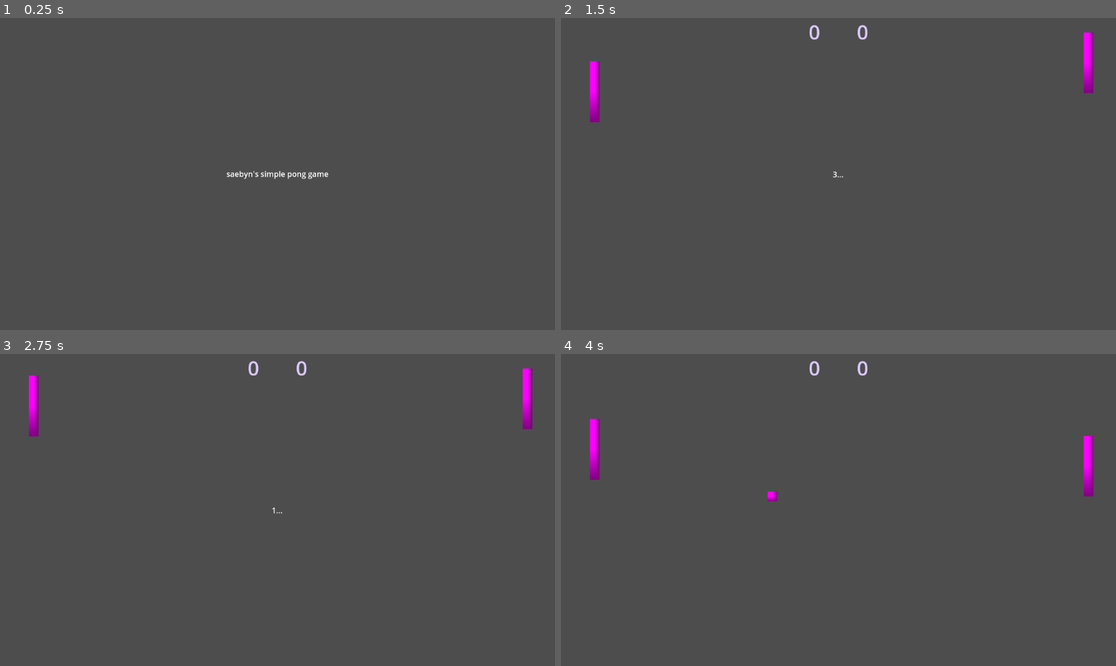
Above: before the commit, frames 1-4 (two rows, left to right).
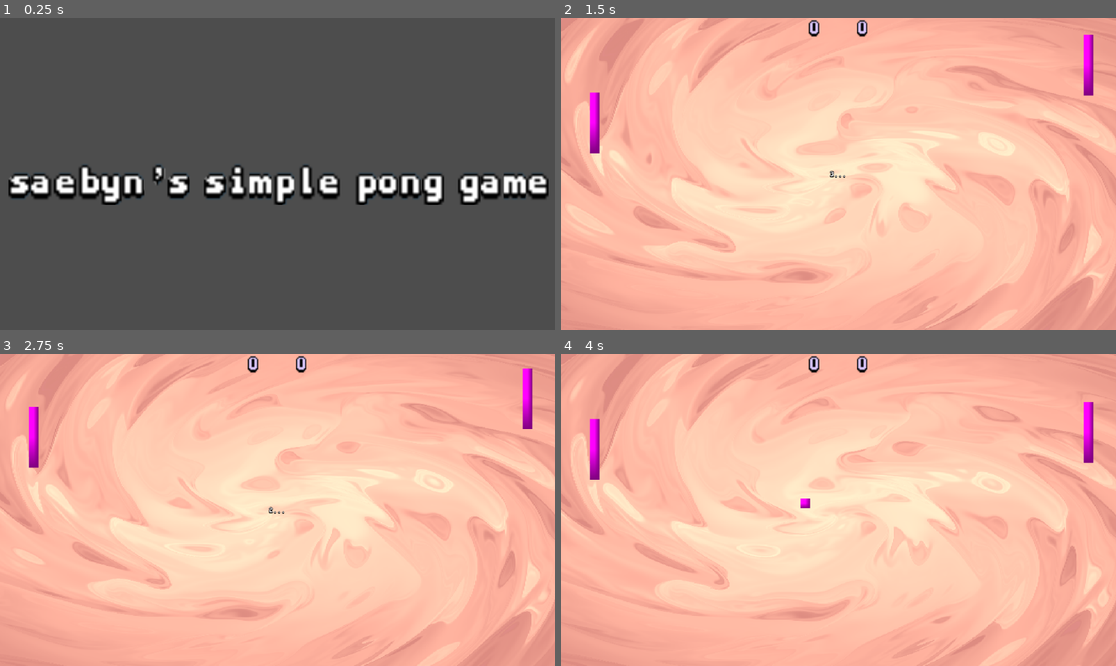
Above: after the commit, the same moments.

Repository: saebyn/godot-pong-game
Game: Godot game, scene res://scenes/splash.tscn
Same seed, same stepped clock (60 frames per second), same inputs: the game is played once before the commit and once after it.
Inputs (mouse positions are in pixels of both pictures, inside the frame that each line leads up to):
- Up to frame 1 (0.25 s): no input
- Up to frame 2 (1.5 s): tap Enter at 0.5 s; hold W (move_up) 0.53-1.28 s; click (838, 174) at 0.67 s; move the mouse to (727, 189) at 1.27 s; hold R (move_down) from 1.28 s (still down); click (727, 189) at 1.42 s
- Up to frame 3 (2.75 s): move the mouse to (333, 441) at 2.02 s; release R (move_down) at 2.03 s; hold W (move_up) from 2.03 s (still down); click (333, 441) at 2.17 s
- Up to frame 4 (4 s): move the mouse to (810, 572) at 2.77 s; click (810, 572) at 2.92 s; tap Space at 3.5 s; move the mouse to (1005, 556) at 3.52 s; release W (move_up) at 3.53 s; hold R (move_down) from 3.53 s (still down); click (1005, 556) at 3.67 s

The runs differ from the first frame. In frame 1, 6.1% of the frame differs, in the area x 1-99%, y 46-60%; in frame 2, 100%; in frame 3, 100%; in frame 4, 100%, in the area x 0-100%, y 0-100%.

Commit message:
Add shader and font

Diff:
--- /dev/null
+++ b/assets/new_system_font.tres
@@ -0,0 +1,8 @@
+[gd_resource type="SystemFont" load_steps=2 format=3 uid="uid://d3mwxo3ldvrnj"]
+
+[sub_resource type="SystemFont" id="SystemFont_6b6ot"]
+font_names = PackedStringArray("Monospace")
+
+[resource]
+fallbacks = Array[Font]([SubResource("SystemFont_6b6ot")])
+font_names = PackedStringArray("FiraCode NF Retina")
--- /dev/null
+++ b/assets/new_theme.tres
@@ -0,0 +1,7 @@
+[gd_resource type="Theme" load_steps=2 format=3 uid="uid://5wwgiimot5nw"]
+
+[ext_resource type="FontFile" uid="uid://bcvxkg5p5yev3" path="res://assets/good_neighbors.png" id="1_6pma3"]
+
+[resource]
+default_font = ExtResource("1_6pma3")
+Label/fonts/font = ExtResource("1_6pma3")
--- /dev/null
+++ b/main_menu.gd
@@ -0,0 +1,8 @@
+extends Control
+
+
+func _on_exit_button_pressed() -> void:
+  get_tree().quit()
+
+func _on_start_button_pressed() -> void:
+  get_tree().change_scene_to_file("res://scenes/main.tscn")
--- /dev/null
+++ b/materials/new_shader_material.tres
@@ -0,0 +1,17 @@
+[gd_resource type="ShaderMaterial" load_steps=2 format=3 uid="uid://fymyq4epl6wb"]
+
+[ext_resource type="Shader" uid="uid://bqae7hh62u73j" path="res://shaders/balatro.gdshader" id="1_ehi37"]
+
+[resource]
+shader = ExtResource("1_ehi37")
+shader_parameter/spin_rotation_speed = 35.66
+shader_parameter/move_speed = 2.38
+shader_parameter/offset = Vector2(0, 0)
+shader_parameter/colour_1 = Color(0.715551, 0.370558, 0.615792, 1)
+shader_parameter/colour_2 = Color(0.516237, 0.379234, 0.172279, 1)
+shader_parameter/colour_3 = Color(0.086, 0.137, 0.145, 1)
+shader_parameter/contrast = -2.96
+shader_parameter/lighting = 0.4
+shader_parameter/spin_amount = 0.25
+shader_parameter/pixel_filter = 740.0
+shader_parameter/is_rotating = false
--- a/project.godot
+++ b/project.godot
@@ -18,6 +18,10 @@
 [global_group]
 
 ball=""
+
+[gui]
+
+theme/custom="uid://5wwgiimot5nw"
 
 [input]
 
--- a/scenes/main.tscn
+++ b/scenes/main.tscn
@@ -1,6 +1,7 @@
-[gd_scene load_steps=14 format=3 uid="uid://dhqnm1mlu87hb"]
+[gd_scene load_steps=15 format=3 uid="uid://dhqnm1mlu87hb"]
 
 [ext_resource type="Script" uid="uid://bik7nmmbg2fwd" path="res://ball.gd" id="1_tbgi4"]
+[ext_resource type="Material" uid="uid://fymyq4epl6wb" path="res://materials/new_shader_material.tres" id="1_tefeu"]
 [ext_resource type="Script" uid="uid://4n5ocoakrl56" path="res://player.gd" id="2_tefeu"]
 [ext_resource type="Script" uid="uid://nmssax0ehall" path="res://ai.gd" id="3_o6xl0"]
 [ext_resource type="Script" uid="uid://dlpi8n5yk34gb" path="res://goalpost.gd" id="4_tipki"]
@@ -30,6 +31,38 @@
 font_color = Color(0.859212, 0.782747, 1, 1)
 
 [node name="Main" type="Node2D"]
+
+[node name="UI" type="Control" parent="."]
+layout_mode = 3
+anchors_preset = 0
+offset_right = 1152.0
+offset_bottom = 648.0
+
+[node name="ColorRect" type="ColorRect" parent="UI"]
+material = ExtResource("1_tefeu")
+layout_mode = 1
+anchors_preset = 15
+anchor_right = 1.0
+anchor_bottom = 1.0
+grow_horizontal = 2
+grow_vertical = 2
+
+[node name="RespawnCountdownLabel" type="Label" parent="UI"]
+layout_mode = 1
+anchors_preset = 8
+anchor_left = 0.5
+anchor_top = 0.5
+anchor_right = 0.5
+anchor_bottom = 0.5
+offset_left = -78.0
+offset_top = -39.5
+offset_right = 78.0
+offset_bottom = 39.5
+grow_horizontal = 2
+grow_vertical = 2
+text = "3..."
+horizontal_alignment = 1
+vertical_alignment = 1
 
 [node name="Walls" type="StaticBody2D" parent="."]
 
@@ -125,29 +158,6 @@
 horizontal_alignment = 1
 vertical_alignment = 1
 
-[node name="UI" type="Control" parent="."]
-layout_mode = 3
-anchors_preset = 0
-offset_right = 1152.0
-offset_bottom = 648.0
-
-[node name="RespawnCountdownLabel" type="Label" parent="UI"]
-layout_mode = 1
-anchors_preset = 8
-anchor_left = 0.5
-anchor_top = 0.5
-anchor_right = 0.5
-anchor_bottom = 0.5
-offset_left = -78.0
-offset_top = -39.5
-offset_right = 78.0
-offset_bottom = 39.5
-grow_horizontal = 2
-grow_vertical = 2
-text = "3..."
-horizontal_alignment = 1
-vertical_alignment = 1
-
 [connection signal="timeout" from="Ball/Timer" to="Ball" method="on_timeout"]
 [connection signal="ai_scored" from="PlayerGoalpost" to="Scoreboard" method="on_ai_scored"]
 [connection signal="body_entered" from="PlayerGoalpost" to="PlayerGoalpost" method="_on_Area2D_body_entered"]
--- /dev/null
+++ b/scenes/main_menu.tscn
@@ -0,0 +1,43 @@
+[gd_scene load_steps=3 format=3 uid="uid://dax0hhxr4xyjj"]
+
+[ext_resource type="Script" uid="uid://s6rq0ofyeie5" path="res://main_menu.gd" id="1_l6cm7"]
+[ext_resource type="Theme" uid="uid://5wwgiimot5nw" path="res://assets/new_theme.tres" id="2_ekxnf"]
+
+[node name="MainMenu" type="Control"]
+layout_mode = 3
+anchors_preset = 15
+anchor_right = 1.0
+anchor_bottom = 1.0
+grow_horizontal = 2
+grow_vertical = 2
+script = ExtResource("1_l6cm7")
+
+[node name="CenterContainer" type="CenterContainer" parent="."]
+layout_mode = 1
+anchors_preset = 15
+anchor_right = 1.0
+anchor_bottom = 1.0
+grow_horizontal = 2
+grow_vertical = 2
+
+[node name="VBoxContainer" type="VBoxContainer" parent="CenterContainer"]
+layout_mode = 2
+
+[node name="GameTitleLabel" type="Label" parent="CenterContainer/VBoxContainer"]
+layout_mode = 2
+theme = ExtResource("2_ekxnf")
+theme_override_font_sizes/font_size = 30
+text = "saebyn's pong game"
+
+[node name="StartButton" type="Button" parent="CenterContainer/VBoxContainer"]
+layout_mode = 2
+theme = ExtResource("2_ekxnf")
+text = "Start"
+
+[node name="ExitButton" type="Button" parent="CenterContainer/VBoxContainer"]
+layout_mode = 2
+theme = ExtResource("2_ekxnf")
+text = "Quit"
+
+[connection signal="pressed" from="CenterContainer/VBoxContainer/StartButton" to="." method="_on_start_button_pressed"]
+[connection signal="pressed" from="CenterContainer/VBoxContainer/ExitButton" to="." method="_on_exit_button_pressed"]
--- a/scenes/splash.tscn
+++ b/scenes/splash.tscn
@@ -1,12 +1,17 @@
-[gd_scene load_steps=2 format=3 uid="uid://cl2mo68h8geqb"]
+[gd_scene load_steps=4 format=3 uid="uid://cl2mo68h8geqb"]
 
 [ext_resource type="Script" uid="uid://b5waksogab2fq" path="res://splash.gd" id="1_86pdq"]
+[ext_resource type="Theme" uid="uid://5wwgiimot5nw" path="res://assets/new_theme.tres" id="2_10vqf"]
+
+[sub_resource type="Theme" id="Theme_4rrho"]
 
 [node name="Splash" type="Control"]
 layout_mode = 3
 anchors_preset = 0
 offset_right = 1152.0
 offset_bottom = 648.0
+scale = Vector2(1.00496, 1.00945)
+theme = SubResource("Theme_4rrho")
 script = ExtResource("1_86pdq")
 
 [node name="CenterContainer" type="CenterContainer" parent="."]
@@ -19,6 +24,8 @@
 
 [node name="Label" type="Label" parent="CenterContainer"]
 layout_mode = 2
+theme = ExtResource("2_10vqf")
+theme_override_font_sizes/font_size = 88
 text = "saebyn's simple pong game"
 
 [node name="Timer" type="Timer" parent="."]
@@ -26,5 +33,4 @@
 one_shot = true
 autostart = true
 
-[connection signal="gui_input" from="." to="." method="_on_gui_input"]
 [connection signal="timeout" from="Timer" to="." method="_on_timeout"]
--- /dev/null
+++ b/shaders/balatro.gdshader
@@ -0,0 +1,62 @@
+shader_type canvas_item;
+//took it directly from balatro source code
+//buy balatro now: https://www.playbalatro.com
+
+
+uniform highp float spin_rotation_speed = 2.0;
+uniform highp float move_speed = 7.0;
+uniform highp vec2 offset = vec2(0., 0.);
+uniform highp vec4 colour_1 : source_color = vec4(0.871, 0.267, 0.231, 1.0);
+uniform highp vec4 colour_2 : source_color = vec4(0.0, 0.42, 0.706, 1.0);
+uniform highp vec4 colour_3 : source_color = vec4(0.086, 0.137, 0.145, 1.0);
+uniform highp float contrast = 3.5;
+uniform highp float lighting = 0.4;
+uniform highp float spin_amount = 0.25;
+uniform highp float pixel_filter = 740.;
+uniform bool is_rotating = false;
+#define SPIN_EASE 1.0
+
+
+vec4 effect(vec2 screenSize, vec2 screen_coords){
+
+	highp float pixel_size = length(screenSize.xy) / pixel_filter;
+    highp vec2 uv = (floor(screen_coords.xy*(1./pixel_size))*pixel_size - 0.5*screenSize.xy)/length(screenSize.xy) - offset;
+    highp float uv_len = length(uv);
+
+
+    highp float speed = (spin_rotation_speed*SPIN_EASE*0.2);
+	if(is_rotating){
+		speed = TIME * speed;
+	}
+	speed += 302.2;
+    highp float new_pixel_angle = (atan(uv.y, uv.x)) + speed - SPIN_EASE*20.*(1.*spin_amount*uv_len + (1. - 1.*spin_amount));
+    highp vec2 mid = (screenSize.xy/length(screenSize.xy))/2.;
+    uv = (vec2((uv_len * cos(new_pixel_angle) + mid.x), (uv_len * sin(new_pixel_angle) + mid.y)) - mid);
+
+    uv *= 30.;
+    speed = TIME*(move_speed);
+	highp vec2 uv2 = vec2(uv.x+uv.y);
+
+	for(int i=0; i < 5; i++) {
+		uv2 += sin(max(uv.x, uv.y)) + uv;
+		uv  += 0.5*vec2(cos(5.1123314 + 0.353*uv2.y + speed*0.131121),sin(uv2.x - 0.113*speed));
+		uv  -= 1.0*cos(uv.x + uv.y) - 1.0*sin(uv.x*0.711 - uv.y);
+	}
+
+
+    highp float contrast_mod = (0.25*contrast + 0.5*spin_amount + 1.2);
+	highp float paint_res = min(2., max(0.,length(uv)*(0.035)*contrast_mod));
+    highp float c1p = max(0.,1. - contrast_mod*abs(1.-paint_res));
+    highp float c2p = max(0.,1. - contrast_mod*abs(paint_res));
+    highp float c3p = 1. - min(1., c1p + c2p);
+
+	highp float ligth = (lighting - 0.2) * max(c1p*5. - 4., 0.) + lighting * max(c2p*5. - 4., 0.);
+	highp vec4 ret_col = (0.3/contrast)*colour_1 + (1. - 0.3/contrast)*(colour_1*c1p + colour_2*c2p + vec4(c3p*colour_3.rgb, c3p*colour_1.a)) + ligth;
+	return ret_col;
+}
+
+
+void fragment() {
+    vec2 uv = UV;
+	COLOR *= effect(TEXTURE_PIXEL_SIZE, uv);
+}
--- a/splash.gd
+++ b/splash.gd
@@ -1,9 +1,7 @@
 extends Control
 
 func exit_splash():
-  #get_tree().change_scene_to_file("res://main_menu.tscn")
-  # for now, just show the main scene
-  get_tree().change_scene_to_file("res://scenes/main.tscn")
+  get_tree().change_scene_to_file("res://scenes/main_menu.tscn")
 
 func _on_timeout():
   exit_splash()
Binary file added: assets/good_neighbors.aseprite
Binary file changed: assets/good_neighbors.png
Not shown, changed: assets/good_neighbors.png.import
Not shown, added: main_menu.gd.uid
Not shown, added: shaders/balatro.gdshader.uid
